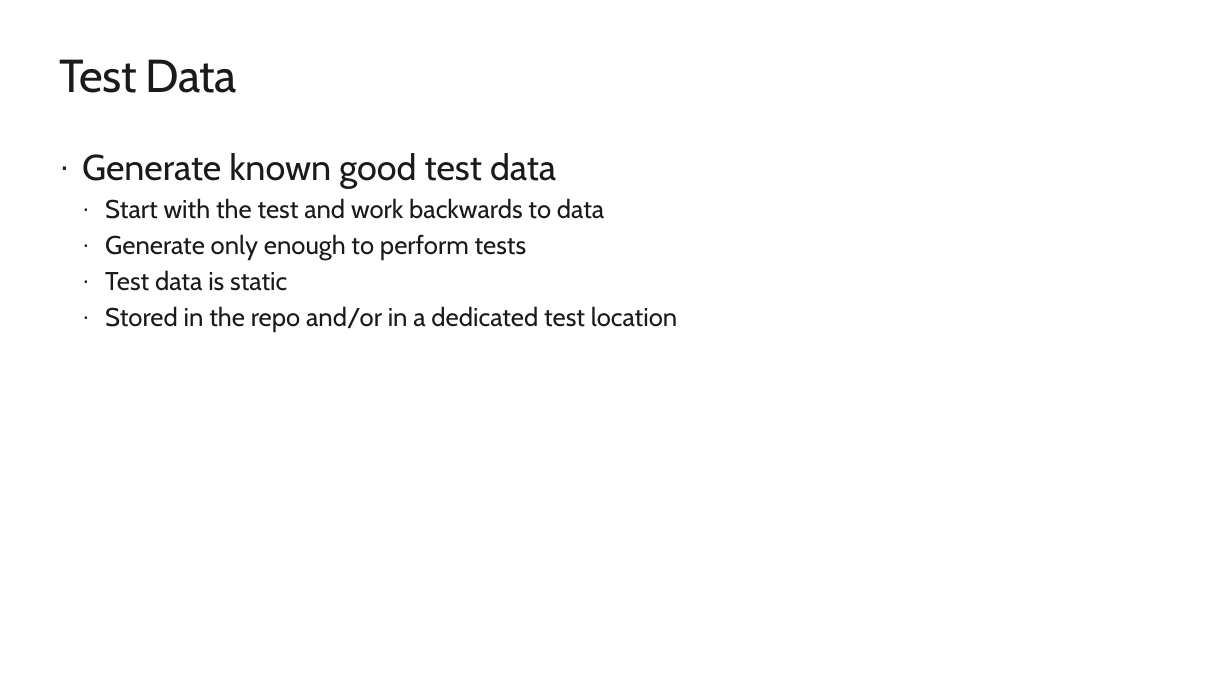
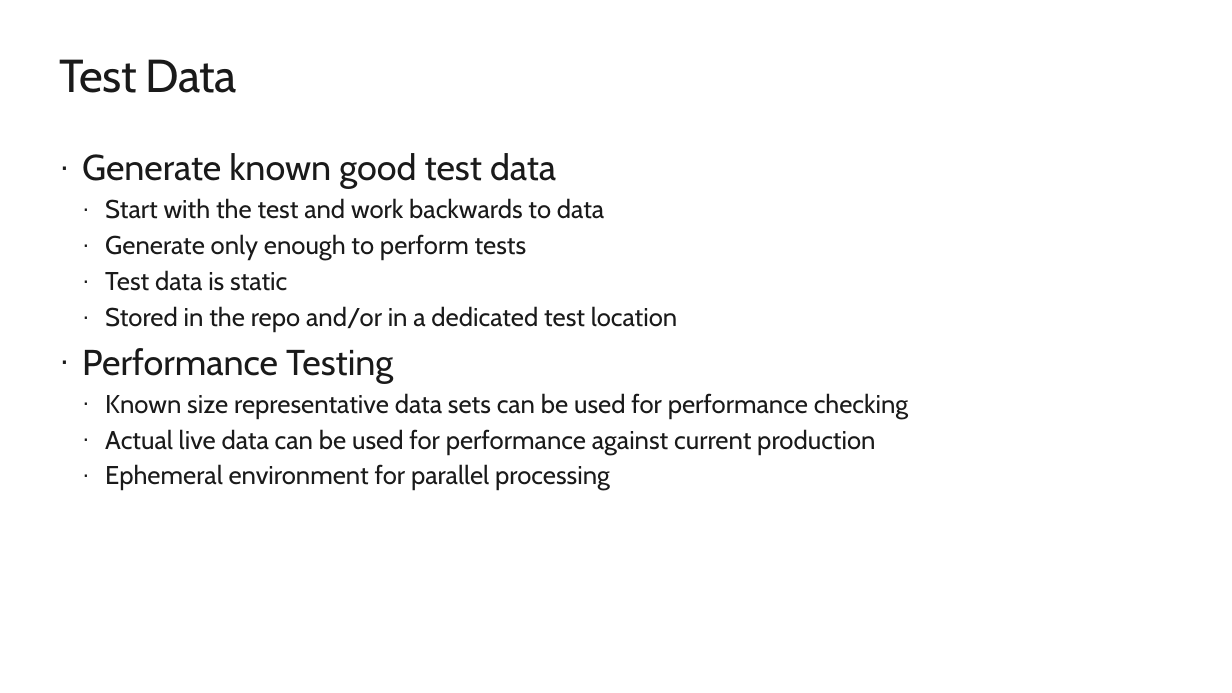
Before and after one commit to arevaloisabel/agiledataoops, a slide deck: slide 7 of presentations/Testing Intro.pptx (slide 6 before the commit). Drawn at 1232x693 pixels with LibreOffice and Linux fonts; fonts in the diff are those of the drawing; background and template pictures are left out. Boxes give left, top, right and bottom in pixels: in the first picture for what was removed or moved away, otherwise in the second. Text is boxed around its words. In the diff, an @@ line names an element or a change of style, - is before the commit and + after.

Commit message:
updates to testing presentation

```diff
--- a/presentations/Testing Intro.pptx
+++ b/presentations/Testing Intro.pptx
@@ text at [82,348,908,490]: paragraphs added @@
+· Performance Testing
+  · Known size representative data sets can be used for performance checking
+  · Actual live data can be used for performance against current production
+  · Ephemeral environment for parallel processing
```
Also in this commit, not shown: 2 slides added.
